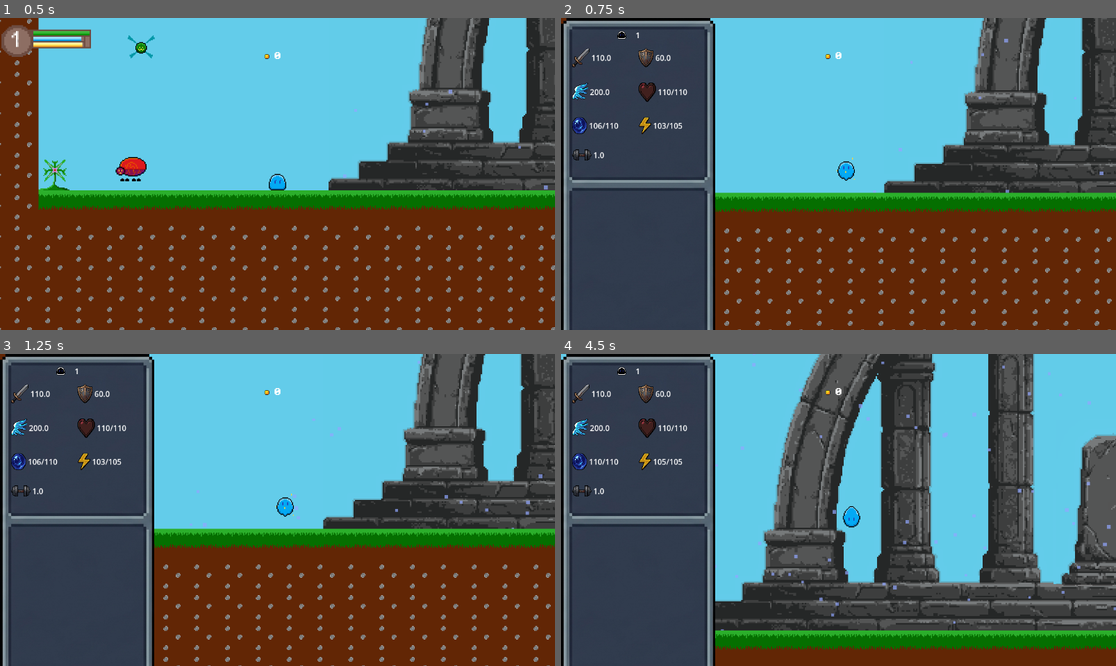
Above: before the commit, frames 1-4 (two rows, left to right).
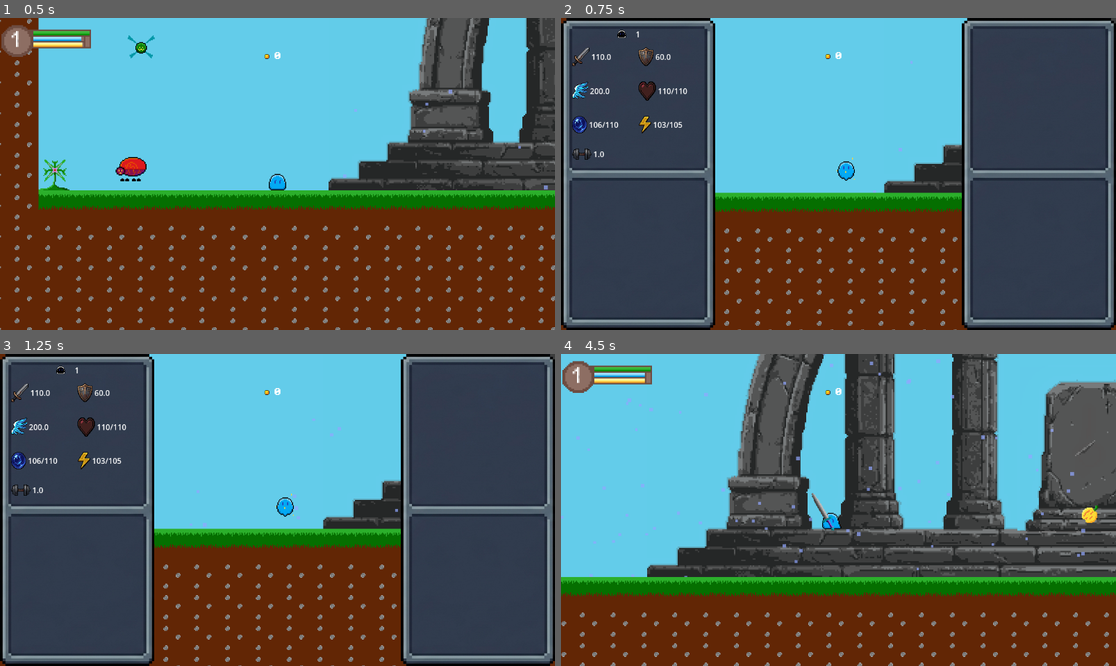
Above: after the commit, the same moments.

Repository: HEX-nova/Elegy-of-Ascension
Game: Godot game, scene res://Scenes/Tutorial.tscn
Two runs of this game, one before a commit and one after it. Both use one fixed random seed, a clock stepped at 60 frames per second and the inputs below.
Inputs (mouse positions are in pixels of both pictures, inside the frame that each line leads up to):
- Up to frame 1 (0.5 s): no input
- Up to frame 2 (0.75 s): tap Enter (ui_accept) at 0.5 s; move the mouse to (960, 158) at 0.52 s; hold Right (ui_right) from 0.53 s (still down); tap U (Stats) at 0.6 s
- Up to frame 3 (1.25 s): keep holding Right (ui_right); tap Enter (ui_accept) at 0.77 s
- Up to frame 4 (4.5 s): move the mouse to (727, 525) at 1.27 s; click (727, 525) at 1.35 s; tap Enter (ui_accept) at 1.52, 3.02, 3.77 s; tap U (Stats) at 1.55, 2.3, 3.05, 3.6 s; move the mouse to (894, 441) at 2.02 s; release Right (ui_right) at 2.03 s; hold Left (ui_left) 2.03-2.78 s; right-click (894, 441) at 2.1 s; move the mouse to (810, 572) at 2.77 s; hold Right (ui_right) 2.78-4.28 s; tap Shift (Sprint) at 2.85 s; move the mouse to (1005, 556) at 3.52 s; tap I (Inventory) at 4.15 s; move the mouse to (672, 463) at 4.27 s; hold Left (ui_left) from 4.28 s (still down); tap F (SwitchMode) at 4.35 s

Frame 1 is identical in both runs. In frame 2, 27% of the frame differs, in the area x 0-100%, y 0-100%; in frame 3, 27%; in frame 4, 82%.

Commit message:
fixed the inventory display + stocking
now items don't disappear from inventory, and can be displayed by icon and stuff

Diff:
--- a/Scenes/Player.tscn
+++ b/Scenes/Player.tscn
@@ -13,6 +13,7 @@
 [ext_resource type="Texture2D" uid="uid://bhwf4a1ekxajr" path="res://Sprites/Player laser muzzle.png" id="11_glx4g"]
 [ext_resource type="Texture2D" uid="uid://t4u26xd4f148" path="res://Sprites/Player laser strip.png" id="12_miouo"]
 [ext_resource type="PackedScene" uid="uid://chmj2ocvt3cr6" path="res://Scenes/sword.tscn" id="13_miouo"]
+[ext_resource type="Script" uid="uid://ds4jx3kj6qrn7" path="res://Scripts/inventory.gd" id="14_o3h8g"]
 
 [node name="CharacterBody2D" type="CharacterBody2D" unique_id=1420195861 groups=["Player"]]
 z_index = 9
@@ -118,6 +119,10 @@
 [node name="Sword" parent="." unique_id=1762180136 instance=ExtResource("13_miouo")]
 position = Vector2(3, 2)
 
+[node name="Inventory" type="Node" parent="." unique_id=1537608581]
+process_mode = 3
+script = ExtResource("14_o3h8g")
+
 [connection signal="body_entered" from="Damage detector" to="." method="_on_damage_detector_body_entered"]
 [connection signal="area_entered" from="Interaction area" to="." method="_on_interaction_area_area_entered"]
 [connection signal="area_exited" from="Interaction area" to="." method="_on_interaction_area_area_exited"]
--- a/Scenes/inventory.tscn
+++ b/Scenes/inventory.tscn
@@ -1,19 +1,24 @@
 [gd_scene format=3 uid="uid://ba1chmee5vgjb"]
 
-[ext_resource type="Script" uid="uid://ds4jx3kj6qrn7" path="res://Scripts/inventory.gd" id="1_pohso"]
 [ext_resource type="Texture2D" uid="uid://c8yavqeb57ooh" path="res://Sprites/UI Bg.png" id="2_psafj"]
 
-[node name="Inventory" type="CanvasLayer" unique_id=80706350]
+[node name="Inventory" type="Control" unique_id=496224903 groups=["InventoryUI"]]
 process_mode = 3
-layer = 4
-script = ExtResource("1_pohso")
-
-[node name="BG" type="TextureRect" parent="." unique_id=1884926352]
-process_mode = 3
+layout_mode = 3
 anchors_preset = 11
 anchor_left = 1.0
 anchor_right = 1.0
 anchor_bottom = 1.0
+grow_horizontal = 0
+grow_vertical = 2
+
+[node name="BG" type="TextureRect" parent="." unique_id=1884926352]
+layout_mode = 1
+anchors_preset = 11
+anchor_left = 1.0
+anchor_right = 1.0
+anchor_bottom = 1.0
+offset_left = -320.0
 grow_horizontal = 0
 grow_vertical = 2
 size_flags_horizontal = 3
@@ -21,8 +26,7 @@
 texture = ExtResource("2_psafj")
 expand_mode = 3
 
-[node name="the scroll page" type="ScrollContainer" parent="BG" unique_id=64390513]
-process_mode = 3
+[node name="scroll" type="ScrollContainer" parent="BG" unique_id=64390513]
 layout_mode = 1
 anchors_preset = 5
 anchor_left = 0.5
@@ -33,6 +37,5 @@
 offset_bottom = 310.0
 grow_horizontal = 2
 
-[node name="the item unit" type="VBoxContainer" parent="BG/the scroll page" unique_id=688451101]
-process_mode = 3
+[node name="unit" type="VBoxContainer" parent="BG/scroll" unique_id=688451101]
 layout_mode = 2
--- a/Scenes/pause_menu.tscn
+++ b/Scenes/pause_menu.tscn
@@ -4,6 +4,7 @@
 [ext_resource type="Script" uid="uid://cjqls7a6j8law" path="res://Scripts/pause_menu.gd" id="1_bpi0q"]
 [ext_resource type="SpriteFrames" uid="uid://bk5rmhblp1d6i" path="res://Animation Modules/UI icon animation.tres" id="2_bpi0q"]
 [ext_resource type="Texture2D" uid="uid://bbyb8168awdhx" path="res://Sprites/UI Icons.png" id="3_vmyb1"]
+[ext_resource type="PackedScene" uid="uid://ba1chmee5vgjb" path="res://Scenes/inventory.tscn" id="5_vmyb1"]
 
 [sub_resource type="AtlasTexture" id="AtlasTexture_myy0f"]
 atlas = ExtResource("3_vmyb1")
@@ -52,7 +53,6 @@
 anchors_preset = 9
 anchor_bottom = 1.0
 offset_right = 320.0
-offset_bottom = 40.0
 grow_vertical = 2
 texture = ExtResource("1_1och7")
 expand_mode = 3
@@ -172,3 +172,6 @@
 
 [node name="Value" type="Label" parent="MenuRoot/Background/UpperStats/Stats/Weight" unique_id=1424707364]
 layout_mode = 2
+
+[node name="Inventory" parent="." unique_id=80706350 instance=ExtResource("5_vmyb1")]
+process_mode = 0
--- a/Scripts/inventory.gd
+++ b/Scripts/inventory.gd
@@ -1,30 +1,14 @@
-extends CanvasLayer
+extends Node
 
 var inventory: Array[ItemData] = []
 var recieved = false
-@onready var list_container = $"BG/the scroll page/the item unit" # Where your UI items go
+@onready var list_container # Where your UI items go
+@onready var InventoryUI
 
 func _ready():
-	self.visible = false # Start hidden
+	InventoryUI = get_tree().get_first_node_in_group("InventoryUI")
 
 func _process(_delta): if Input.is_action_just_pressed("ui_accept"): print(Inventory.inventory)
-
-func _input(event):
-	if event is InputEventMouseMotion: return
-	if event.is_action_pressed("Inventory"):
-		get_tree().paused = !get_tree().paused # Toggle the global pause
-		self.visible = get_tree().paused       # Sync visibility to pause state
-		print("Game Paused: ", get_tree().paused)
-		if self.visible:
-			print("--- Inventory Open ---")
-			# RESTORED: Explicit check for empty state
-			if inventory.is_empty():
-				print("The inventory is currently empty!")
-			else:
-				for item in inventory:
-					print(item.name + " ×" + str(item.quantity))
-		else:
-			print("--- Inventory Closed ---")
 
 func add_to_inventory(data: ItemData):
 	if data == null:
@@ -46,54 +30,3 @@
 		print("New item added to array. Size: ", inventory.size())
 
 	recieved = true
-	_refresh_ui()
-
-'''func _refresh_ui():
-	# 1. THE NULL GUARD
-	if list_container == null:
-		# Try to find it again just in case it was a timing issue
-		list_container = get_node_or_null("BG/the scroll page/the item unit")
-		if list_container == null:
-			return # If still null, stop here to prevent the crash
-
-	# 2. Clear old icons
-	for child in list_container.get_children():
-		child.queue_free()
-
-	# 3. Redraw (only if you have items)
-	for item in inventory:
-		var label = Label.new()
-		label.text = item.name + " (×" + str(item.quantity) + ")"
-		label.add_theme_color_override("font_color", Color.WHITE)
-		var icon = TextureRect.new()
-		icon.texture = item.icon
-		var slot = HBoxContainer.new()
-		slot.add_child(icon)
-		slot.add_child(label)
-		list_container.add_child(slot)'''
-
-func _refresh_ui():
-	# 1. THE AGGRESSIVE SEARCH
-	# Since it's an Autoload, we search relative to 'self' (the root of Inventory.tscn)
-	var list = get_node_or_null("BG/the scroll page/the item unit")
-
-	if list == null:
-		print("!!! UI CRASH: I can't find 'the item unit' !!!")
-		print("Current path check: ", get_path())
-		return # Stop here to prevent the 'get_children' crash
-
-	# 2. Clear old children safely
-	for child in list.get_children():
-		child.queue_free()
-
-	# 3. Redraw
-	for item in inventory:
-		var slot = HBoxContainer.new()
-		var label = Label.new()
-
-		# Set text and ensure visibility
-		label.text = str(item.name) + " (x" + str(item.quantity) + ")"
-		label.add_theme_color_override("font_color", Color.WHITE)
-
-		slot.add_child(label)
-		list.add_child(slot)
--- a/Scripts/pause_menu.gd
+++ b/Scripts/pause_menu.gd
@@ -1,19 +1,24 @@
 extends CanvasLayer
 
 @onready var stats_comp = StatsComponent
+@onready var list_container = $"Inventory/BG/scroll/unit"
+
 func _ready() -> void:
 	visible = false
 	update_stat_labels()
 
 func _input(event: InputEvent) -> void:
-	if Input.is_action_just_pressed("Stats"):
+	if Input.is_action_just_pressed("Stats") or Input.is_action_just_pressed("Inventory"):
 		toggle_menu()
+		for item in Inventory.inventory:
+			print(item.name)
 
 func toggle_menu():
 	visible = !visible
 	get_tree().paused = visible
 	if visible:
 		update_stat_labels()
+		_refresh_ui()
 
 func update_stat_labels():
 	if stats_comp == null: return
@@ -27,3 +32,27 @@
 	grid.get_node("Atheer/Value").text  = str(int(round(stats_comp.current_atheer))) + "/" + str(int(round(stats_comp.max_atheer)))
 	grid.get_node("Stamina/Value").text = str(int(round(stats_comp.current_stamina))) + "/" + str(int(round(stats_comp.max_stamina)))
 	grid.get_node("Weight/Value").text  = str(stats_comp.weight)
+
+func _refresh_ui():
+	# 1. THE NULL GUARD
+	if list_container == null:
+		# Try to find it again just in case it was a timing issue
+		list_container = $"Inventory/BG/scroll/unit"
+		if list_container == null:
+			return # If still null, stop here to prevent the crash
+
+	# 2. Clear old icons
+	for child in list_container.get_children():
+		child.queue_free()
+
+	# 3. Redraw (only if you have items)
+	for item in Inventory.inventory:
+		var label = Label.new()
+		label.text = item.name + " (×" + str(item.quantity) + ")"
+		label.add_theme_color_override("font_color", Color.WHITE)
+		var icon = TextureRect.new()
+		icon.texture = item.icon
+		var slot = HBoxContainer.new()
+		slot.add_child(icon)
+		slot.add_child(label)
+		list_container.add_child(slot)
--- a/project.godot
+++ b/project.godot
@@ -39,6 +39,7 @@
 Interactable=""
 Portal=""
 Collectible=""
+InventoryUI=""
 
 [input]
 
